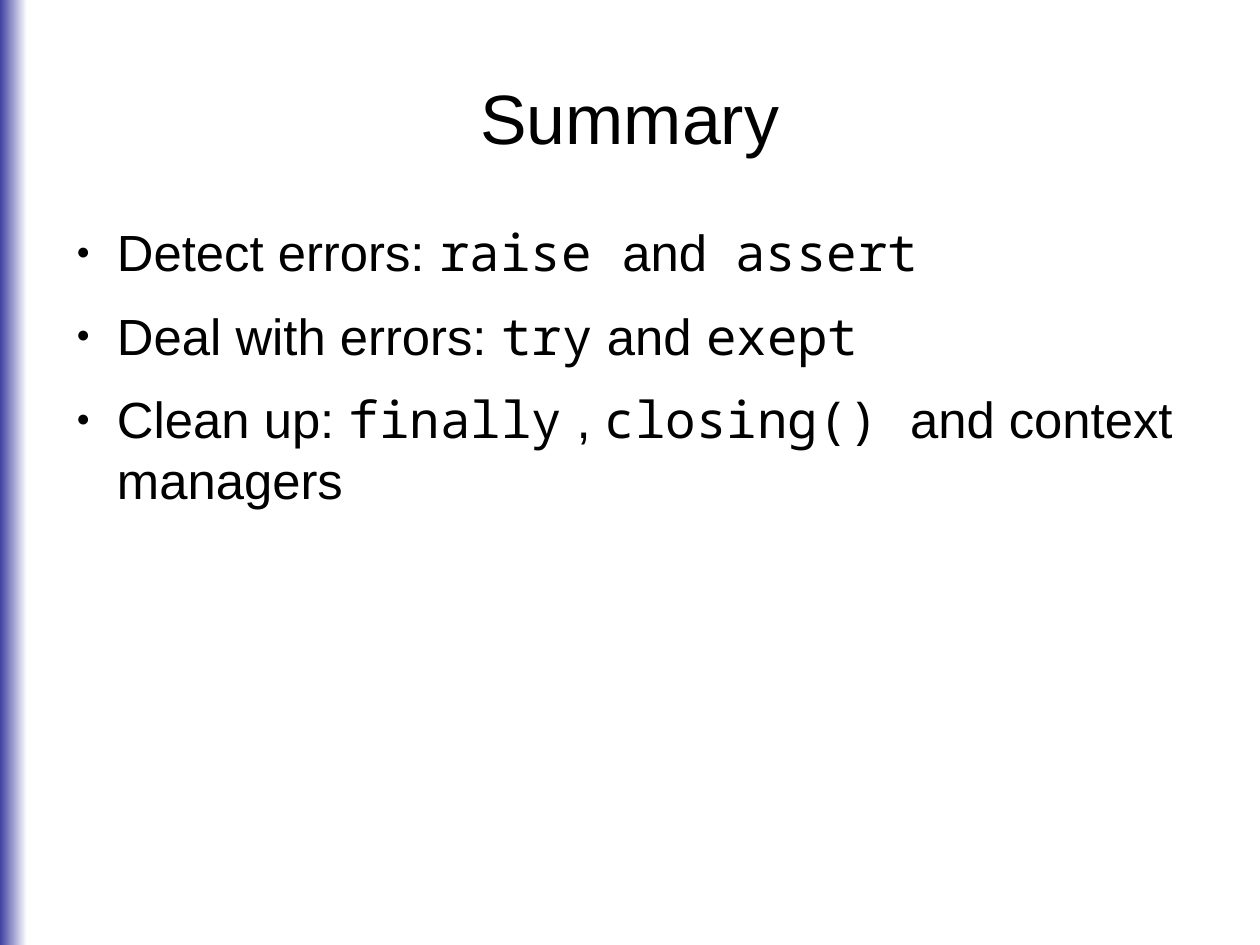
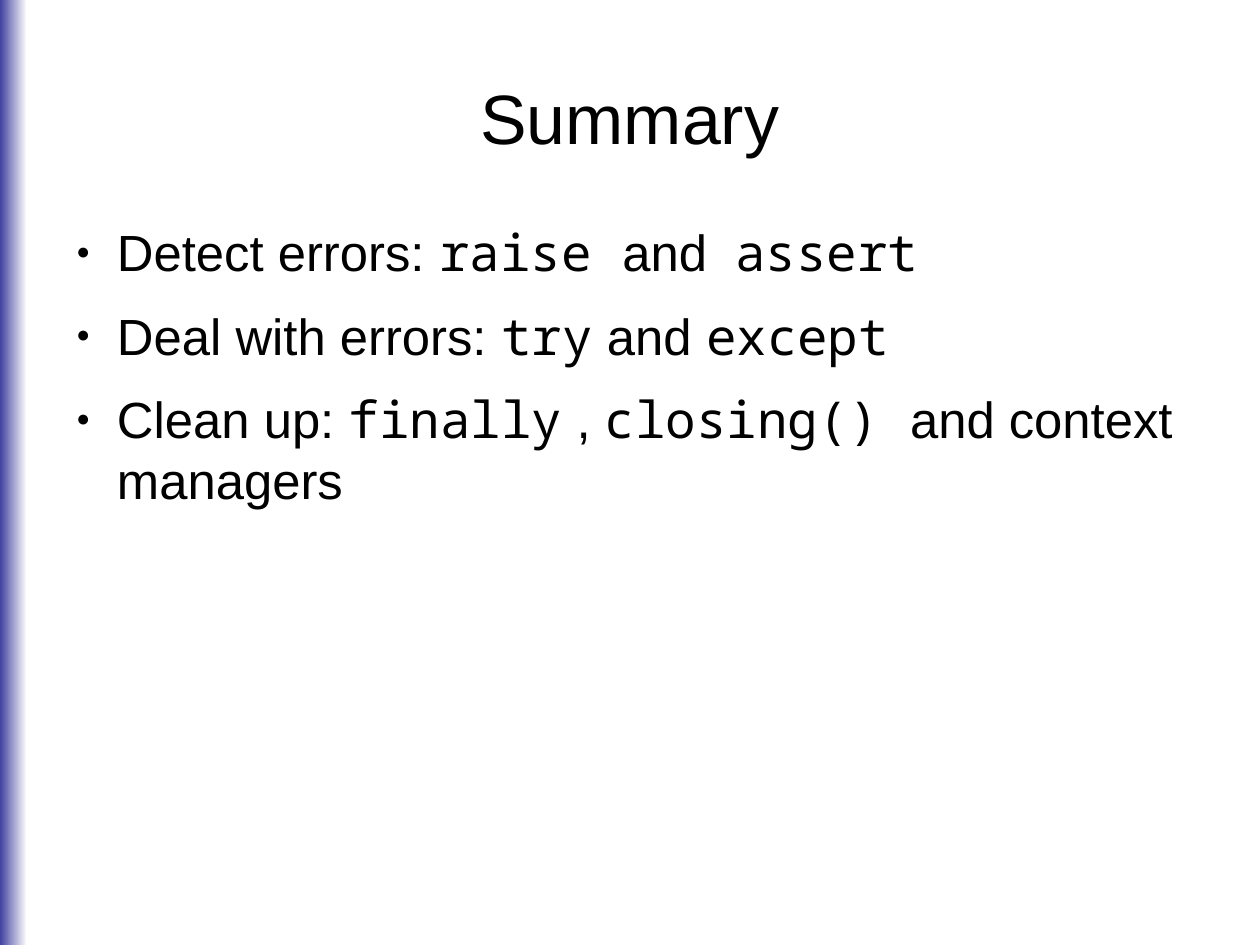
Before and after one commit to roskakori/talks, a slide deck: slide 31 of europython_2014/errorhandling/Solution oriented error handling.odp. Drawn at 1260x945 pixels with LibreOffice and Linux fonts; fonts in the diff are those of the drawing. Boxes give left, top, right and bottom in pixels: in the first picture for what was removed or moved away, otherwise in the second. Text is boxed around its words. In the diff, an @@ line names an element or a change of style, - is before the commit and + after.

Commit message:
"exept" became "except".
Slide 31
    Deal with errors: try and exept
became
    Deal with errors: try and except

Hopefully my LibreOffice did not screw up the layout :)
Sorry, this fix was necessary :-P

```diff
--- a/europython_2014/errorhandling/Solution oriented error handling.odp
+++ b/europython_2014/errorhandling/Solution oriented error handling.odp
@@ text at [117,318,889,368]: text changed @@
-● Deal with errors: try and exept
+● Deal with errors: try and except
```
Also in this commit, not shown: 3 other slides changed.
